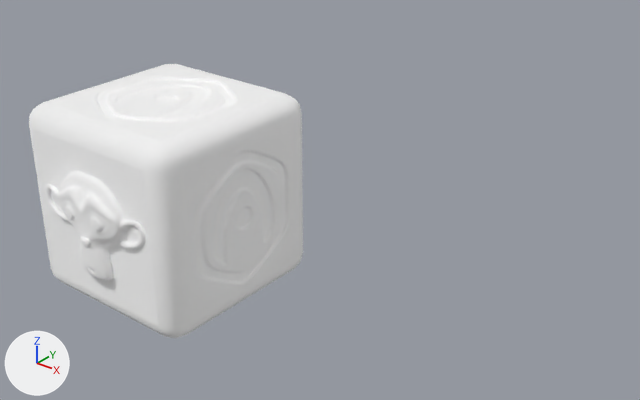
The glTF model public/v3dApp/app.gltf: old version first, new version second.
Both versions are drawn from a 50 mm camera at (6.32, -5.49, 3.88) aimed at (1.07, 1.07, -0.19). Lighting does not change. The marker at lower left points along +X, +Y and +Z.

Script lines for the objects in view, before the commit:
```python
me_cube = bpy.data.meshes.new('Cube')
me_cube.from_pydata(...)  # 12443 vertices, 24882 faces; spans x -1.0..1.0, y -1.14..1.14, z -1.14..1.0
me_cube.materials.append(mat_cube_material)  # white #ffffff
ob_cube = bpy.data.objects.new('Cube', me_cube)
ob_cube.location = (0.0, 0.0, 0.0)
```
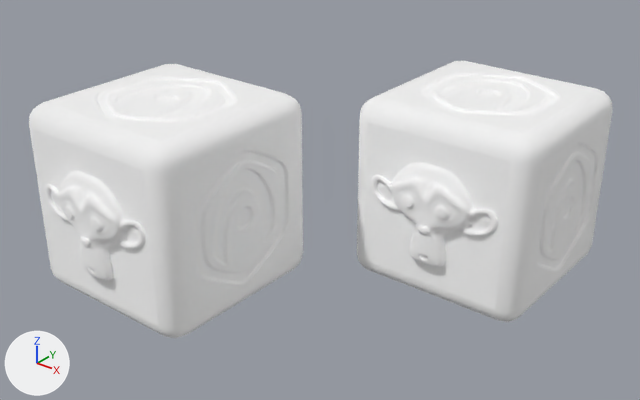
The newer file is also turned or shifted as a whole; pictures and numbers use the older file's frame.

Where the change shows, as pixel boxes [x1, y1, x2, y2] in the pictures (640 x 400 px):
'Sphere', added: after [357, 61, 612, 322]

Diff of the bpy script that builds the scene:
```diff
--- a/public/v3dApp/app.gltf.py
+++ b/public/v3dApp/app.gltf.py
@@ me_cube_001 @@
+me_cube_001.from_pydata(...)  # 12443 vertices, 24882 faces; spans x -1.0..1.0, y -1.14..1.14, z -1.14..1.0
+me_cube_001.materials.append(mat_cube_material)  # white #ffffff
@@ ob_sphere @@
+ob_sphere = bpy.data.objects.new('Sphere', me_cube_001)
+ob_sphere.location = (2.262, 2.335, -0.089)
```
